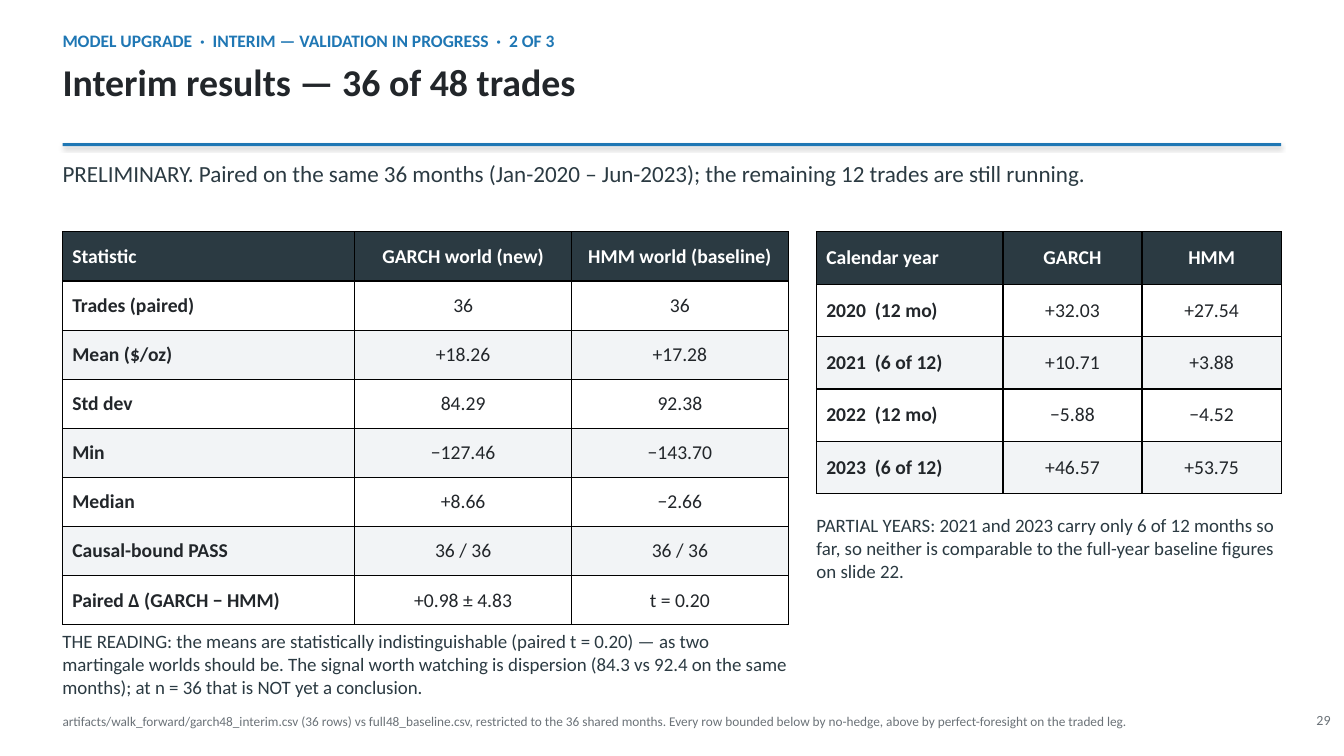
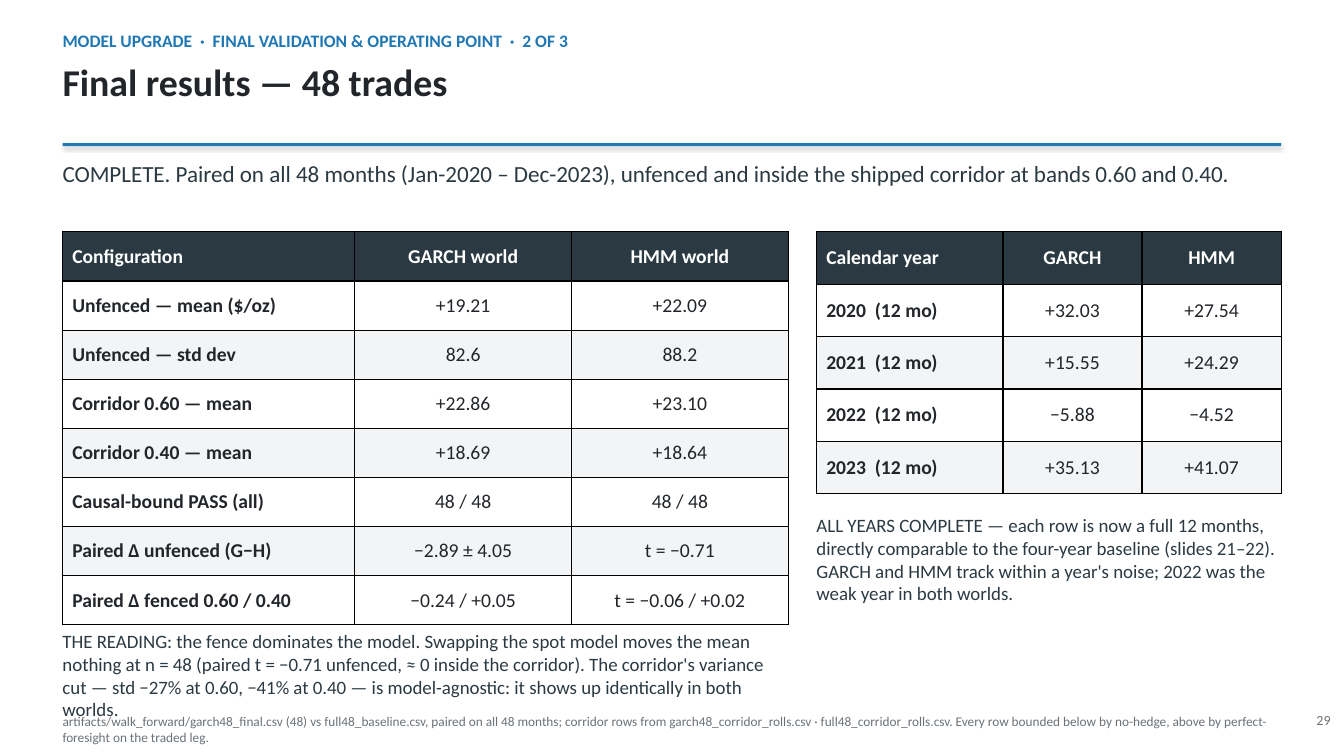
Before and after one commit to sylam/riskflow, a slide deck: slide 29 of artifacts/platinum_hedge_management_deck.pptx. Drawn at 1344x756 pixels with LibreOffice and Linux fonts; fonts in the diff are those of the drawing. Boxes give left, top, right and bottom in pixels: in the first picture for what was removed or moved away, otherwise in the second. Text is boxed around its words. In the diff, an @@ line names an element or a change of style, - is before the commit and + after.

```diff
--- a/artifacts/platinum_hedge_management_deck.pptx
+++ b/artifacts/platinum_hedge_management_deck.pptx
@@ text at bbox=[63, 35, 568, 47]: text changed @@
-MODEL UPGRADE · INTERIM — VALIDATION IN PROGRESS · 2 OF 3
+MODEL UPGRADE · FINAL VALIDATION & OPERATING POINT · 2 OF 3
@@ text at bbox=[63, 69, 448, 97]: text changed @@
-Interim results — 36 of 48 trades
+Final results — 48 trades
@@ text at bbox=[63, 165, 1229, 186]: text changed @@
-PRELIMINARY. Paired on the same 36 months (Jan-2020 – Jun-2023); the remaining 12 trades are still running.
+COMPLETE. Paired on all 48 months (Jan-2020 – Dec-2023), unfenced and inside the shipped corridor at bands 0.60 and 0.40.
@@ table at bbox=[63, 232, 788, 625] @@
-row 1: Statistic | GARCH world (new) | HMM world (baseline)
+row 1: Configuration | GARCH world | HMM world
-row 2: Trades (paired) | 36 | 36
+row 2: Unfenced — mean ($/oz) | +19.21 | +22.09
-row 3: Mean ($/oz) | +18.26 | +17.28
+row 3: Unfenced — std dev | 82.6 | 88.2
-row 4: Std dev | 84.29 | 92.38
+row 4: Corridor 0.60 — mean | +22.86 | +23.10
-row 5: Min | −127.46 | −143.70
+row 5: Corridor 0.40 — mean | +18.69 | +18.64
-row 6: Median | +8.66 | −2.66
+row 6: Causal-bound PASS (all) | 48 / 48 | 48 / 48
-row 7: Causal-bound PASS | 36 / 36 | 36 / 36
+row 7: Paired Δ unfenced (G−H) | −2.89 ± 4.05 | t = −0.71
-row 8: Paired Δ (GARCH − HMM) | +0.98 ± 4.83 | t = 0.20
+row 8: Paired Δ fenced 0.60 / 0.40 | −0.24 / +0.05 | t = −0.06 / +0.02
@@ table at bbox=[817, 232, 1281, 494] @@
-row 3: 2021 (6 of 12) | +10.71 | +3.88
+row 3: 2021 (12 mo) | +15.55 | +24.29
-row 5: 2023 (6 of 12) | +46.57 | +53.75
+row 5: 2023 (12 mo) | +35.13 | +41.07
@@ text at bbox=[816, 519, 1275, 603]: text changed @@
-PARTIAL YEARS: 2021 and 2023 carry only 6 of 12 months so far, so neither is comparable to the full-year baseline figures on slide 22.
+ALL YEARS COMPLETE — each row is now a full 12 months, directly comparable to the four-year baseline (slides 21–22). GARCH and HMM track within a year's noise; 2022 was the weak year in both worlds.
@@ text at bbox=[62, 635, 763, 698]: text changed @@
-THE READING: the means are statistically indistinguishable (paired t = 0.20) — as two martingale worlds should be. The signal worth watching is dispersion (84.3 vs 92.4 on the same months); at n = 36 that is NOT yet a conclusion.
+THE READING: the fence dominates the model. Swapping the spot model moves the mean nothing at n = 48 (paired t = −0.71 unfenced, ≈ 0 inside the corridor). The corridor's variance cut — std −27% at 0.60, −41% at 0.40 — is model-agnostic: it shows up identically in both worlds.
@@ text at bbox=[63, 715, 1266, 744]: text changed @@
-artifacts/walk_forward/garch48_interim.csv (36 rows) vs full48_baseline.csv, restricted to the 36 shared months. Every row bounded below by no-hedge, above by perfect-foresight on the traded leg.
+artifacts/walk_forward/garch48_final.csv (48) vs full48_baseline.csv, paired on all 48 months; corridor rows from garch48_corridor_rolls.csv · full48_corridor_rolls.csv. Every row bounded below by no-hedge, above by perfect-foresight on the traded leg.
```
Also in this commit, not shown: 5 other slides changed.
